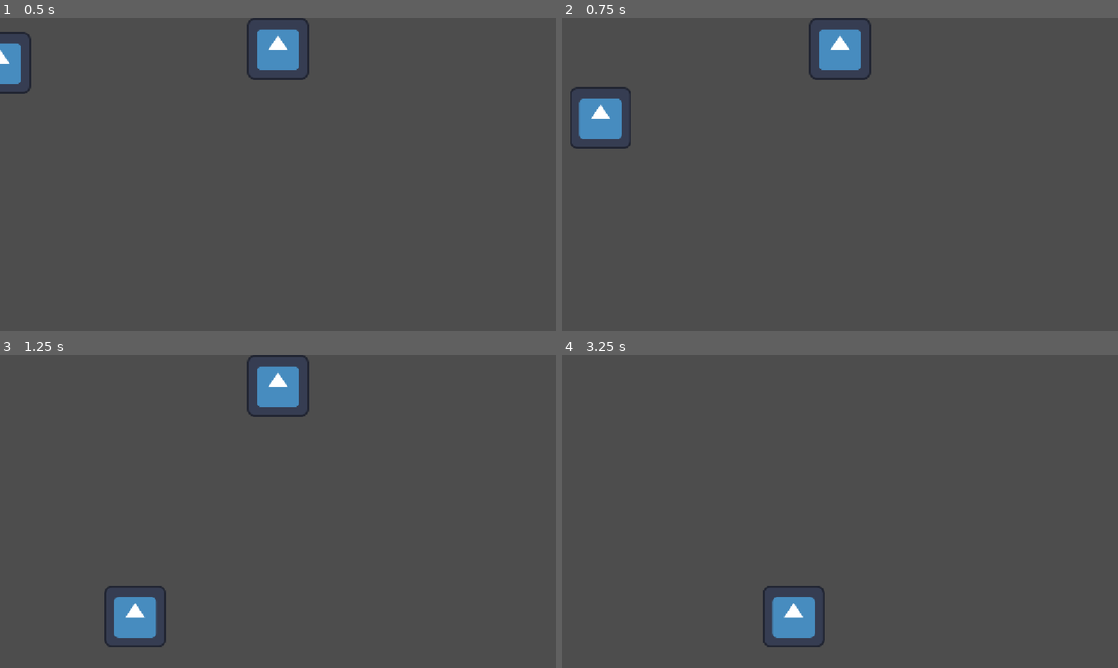
Above: before the commit, frames 1-4 (two rows, left to right).
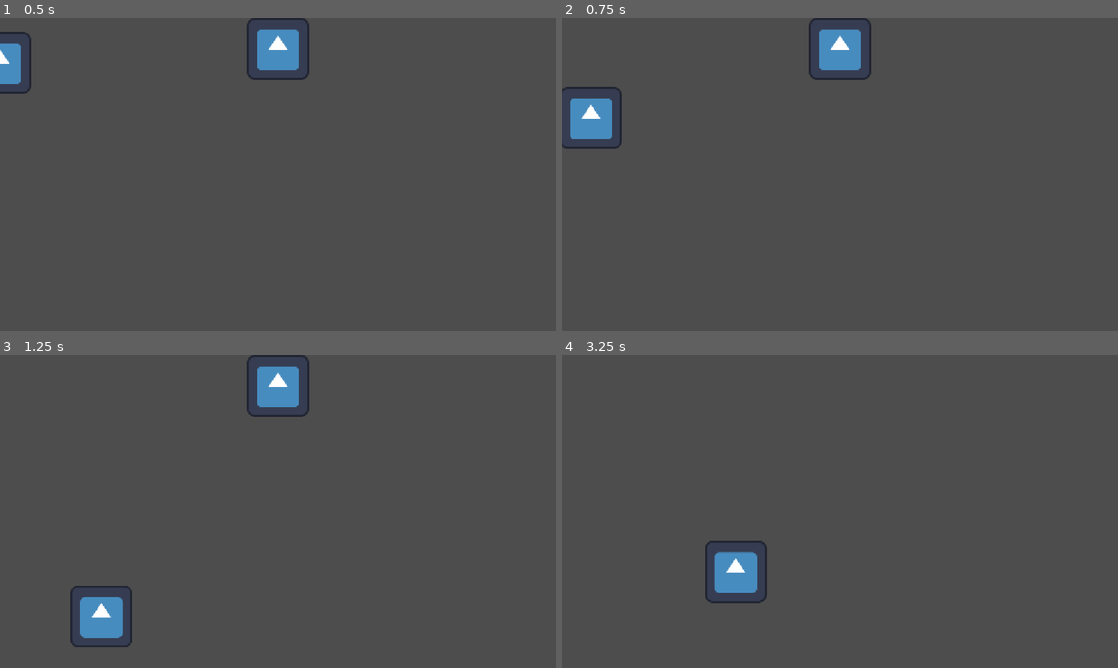
Above: after the commit, the same moments.

Repository: nutshell-programmer/Cozy-Fall-Jam-2026
Game: Godot game, scene res://scenes/main.tscn
The game is run twice, just before and just after one commit, with the same random seed, the same clock (stepped at 60 frames per second) and the same inputs. The engine's default icon, where the game draws it, is replaced by a stand-in: a white triangle on a blue panel in a dark square.
Inputs:
- Up to frame 1 (0.5 s): no input
- Up to frame 2 (0.75 s): tap Enter (ui_accept) at 0.5 s; hold Right (Right) from 0.53 s (still down)
- Up to frame 3 (1.25 s): keep holding Right (Right); tap W (Jump) at 0.77 s
- Up to frame 4 (3.25 s): tap W (Jump) at 1.52, 3.02 s; release Right (Right) at 2.03 s; hold A (Left) 2.03-2.78 s; hold Right (Right) from 2.78 s (still down)

Frame 1 is identical in both runs. In frame 2, 0.8% of the frame differs, in the area x 0-13%, y 22-42%; in frame 3, 2.0%; in frame 4, 2.6%, in the area x 25-48%, y 59-94%.

Commit message:
tweaked player script

Diff:
--- a/practice_character.gd
+++ b/practice_character.gd
@@ -1,7 +1,7 @@
 extends CharacterBody2D
 
-var speed = 400
-var jump_speed = -600
+var speed = 300
+var jump_speed = -500
 var gravity = 12
 
 func _physics_process(delta):
